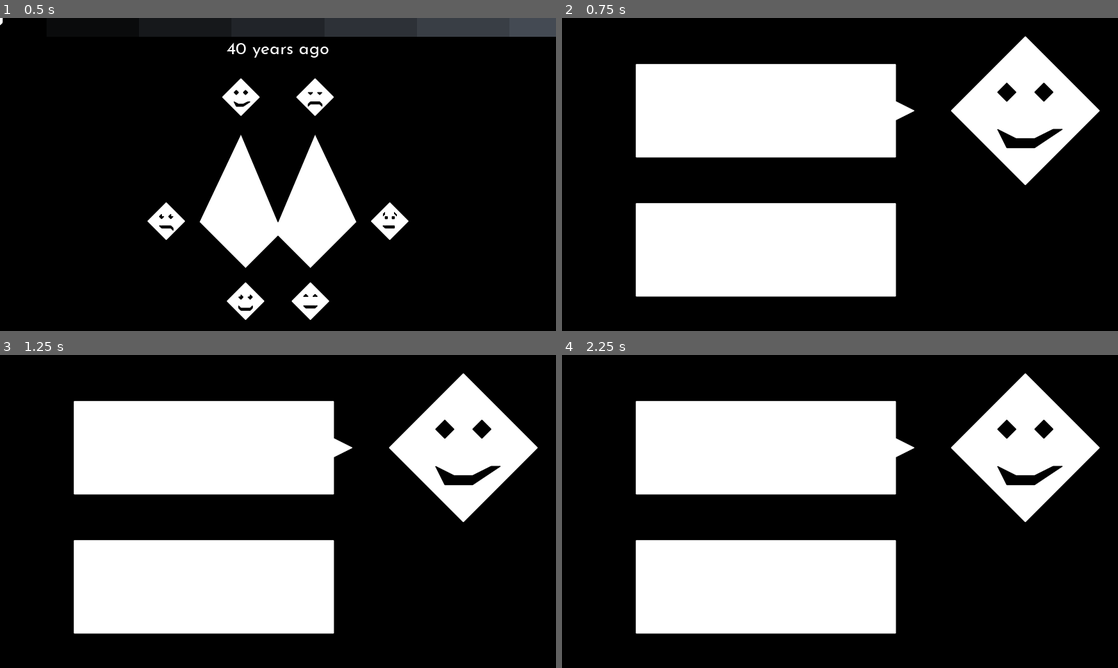
Above: before the commit, frames 1-4 (two rows, left to right).
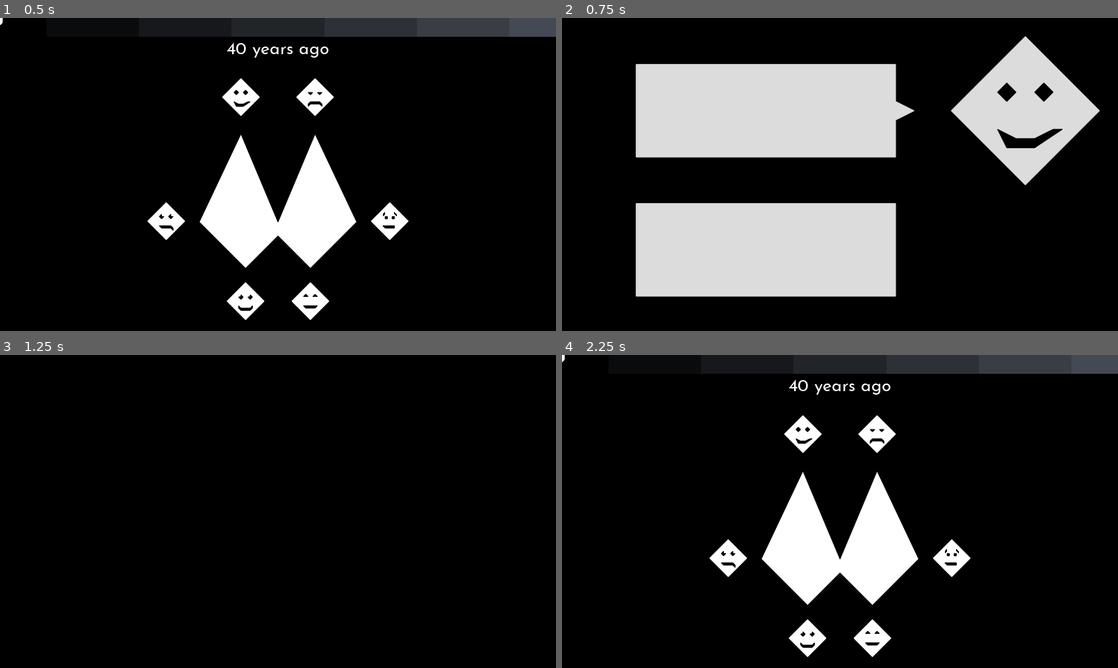
Above: after the commit, the same moments.

Repository: TidB/a-survey-in-a-small-town
Game: Godot game, scene res://start.tscn
Same seed, same stepped clock (60 frames per second), same inputs: the game is played once before the commit and once after it.
Inputs (mouse positions are in pixels of both pictures, inside the frame that each line leads up to):
- Up to frame 1 (0.5 s): no input
- Up to frame 2 (0.75 s): tap Enter at 0.5 s; move the mouse to (801, 96) at 0.52 s; click (801, 96) at 0.67 s
- Up to frame 3 (1.25 s): no input
- Up to frame 4 (2.25 s): move the mouse to (1023, 448) at 1.27 s; click (1023, 448) at 1.42 s; tap Space at 2 s; move the mouse to (895, 442) at 2.02 s; click (895, 442) at 2.17 s

Frame 1 is identical in both runs. In frame 2, 34% of the frame differs, in the area x 13-97%, y 6-89%; in frame 3, 34%; in frame 4, 37%, in the area x 0-100%, y 0-97%.

Commit message:
Continuing to do horrible crimes on the interview code, implemented choices (a bit)

Diff:
--- a/Global.gd
+++ b/Global.gd
@@ -1,6 +1,7 @@
 extends Node
 
 enum Person {Ralf, Mary, Alison, Emily, Alex, Nelly}
+const TEXT_SPEED = 2.0
 
 const TIME_CONFIG = [
 	{
@@ -64,6 +65,9 @@
 	interview_person = person
 	get_tree().change_scene("res://interview.tscn")
 
+func switch_to_town():
+	get_tree().change_scene("res://start.tscn")
+
 func get_bg_color():
 	var gradient = load("res://bg_gradient.tres").gradient
 	return gradient.interpolate(current_time / float(timelines - 1))
--- a/interview.gd
+++ b/interview.gd
@@ -3,17 +3,23 @@
 class Dialogue:
 	pass
 
-enum Action {PLAYER, PERSON, FADE}
+enum Action {PLAYER, PERSON, FADE, CHOICE}
+signal choice_picked
 
 var timer
+var choices = []
 
 func _ready():
 	$person.person = Global.interview_person
 	$Background.color = Global.get_bg_color()
+	$Choice/Choice1Bg/CollisionPolygon2D.polygon = $Choice/Choice1Bg/Polygon2D.polygon
+	$Choice/Choice2Bg/CollisionPolygon2D.polygon = $Choice/Choice2Bg/Polygon2D.polygon
 	timer = Timer.new()
 	add_child(timer)
 	var dialogue = parse_dialogue(Global.name(Global.interview_person))
+	print(dialogue)
 	play(dialogue)
+
 
 func parse_dialogue(name):
 	var file = File.new()
@@ -26,23 +32,28 @@
 		dialogue[str(t['offset'])] = []
 
 	var current_time = null
+	var condition = []
 	for line in content.strip_edges().split("\n"):
 		line = line.strip_edges()
 		if line.empty():
-			continue
+			condition = []
 		elif line.begins_with("#"):
 			current_time = line.split(" ")[1]
-		elif line.begins_with("-"):
-			var player_line = line.split(" ", true, 1)[1]
-			dialogue[current_time].append([Action.PLAYER, player_line])
 		elif line.begins_with("/"):
 			var action = line.split(" ")[1]
 			if action == "FADE":
 				dialogue[current_time].append([Action.FADE])
 		elif line.begins_with("|"):
-			pass
+			var args = line.split(",")
+			dialogue[current_time].append([Action.CHOICE, int(args[1]), args[2], args[3]])
+		elif line.begins_with("="):
+			var args = line.split(" ")
+			condition = [int(args[1]), int(args[2])]
+		elif line.begins_with("-"):
+			var player_line = line.split(" ", true, 1)[1]
+			dialogue[current_time].append([Action.PLAYER, player_line, condition])
 		else:
-			dialogue[current_time].append([Action.PERSON, line])
+			dialogue[current_time].append([Action.PERSON, line, condition])
 
 	return dialogue
 
@@ -50,6 +61,10 @@
 	var time = Global.TIME_CONFIG[Global.current_time]['offset']
 	for line in dialogue[str(time)]:
 		if line[0] in [Action.PLAYER, Action.PERSON]:
+			if line[2]:
+				if choices[line[2][0]] != line[2][1]:
+					continue
+
 			var box
 			var tween
 			if line[0] == Action.PLAYER:
@@ -65,13 +80,26 @@
 			box.bbcode_text = line[1]
 
 			var word_count = len(line[1].split(" "))
-			var reading_time = max(1.5, word_count / 225.0 * 60)
+			var reading_time = max(1.5, word_count / 225.0 * 60) / Global.TEXT_SPEED
 			print(word_count, " words, equals ", reading_time, " seconds")
 			timer.start(reading_time)
 			yield(timer, "timeout")
 
 			tween.interpolate_method(box, "set_percent_visible", 1.0, 0.0, 0.1, Tween.TRANS_LINEAR, Tween.EASE_IN_OUT)
 			tween.start()
+		elif line[0] == Action.CHOICE:
+			$PlayerSpeech.visible = false
+			$PlayerSpeechBg.visible = false
+			$Choice.visible = true
+
+			$Choice/Choice1.bbcode_text = "[center]%s[/center]" % line[2]
+			$Choice/Choice2.bbcode_text = "[center]%s[/center]" % line[3]
+
+			yield(self, "choice_picked")
+
+			$PlayerSpeech.visible = true
+			$PlayerSpeechBg.visible = true
+			$Choice.visible = false
 		elif line[0] == Action.FADE:
 			$TweenFade.interpolate_property($Fade, "color", Color(0, 0, 0, 0), Color(0, 0, 0, 1), 0.5, Tween.TRANS_LINEAR, Tween.EASE_IN_OUT)
 			$TweenFade.start()
@@ -83,3 +111,22 @@
 
 			timer.start(1)
 			yield(timer, "timeout")
+
+	$TweenFade.interpolate_property($Fade, "color", Color(0, 0, 0, 0), Color(0, 0, 0, 1), 0.5, Tween.TRANS_LINEAR, Tween.EASE_IN_OUT)
+	$TweenFade.start()
+
+	yield($TweenFade, "tween_completed")
+
+	timer.start(1)
+	yield(timer, "timeout")
+	Global.switch_to_town()
+
+func _on_Choice1Bg_input_event(viewport, event, shape_idx):
+	if (event is InputEventMouseButton && event.pressed):
+		choices.append(0)
+		emit_signal("choice_picked")
+
+func _on_Choice2Bg_input_event(viewport, event, shape_idx):
+	if (event is InputEventMouseButton && event.pressed):
+		choices.append(1)
+		emit_signal("choice_picked")
--- a/interview.tscn
+++ b/interview.tscn
@@ -39,38 +39,97 @@
 position = Vector2( 1600, 320 )
 scale = Vector2( 4, 4 )
 
-[node name="PersonSpeechBackground" type="Polygon2D" parent="."]
+[node name="PersonSpeechBg" type="Polygon2D" parent="."]
 position = Vector2( 128, 32 )
 antialiased = true
 polygon = PoolVector2Array( 128, 128, 128, 448, 1024, 448, 1024, 320, 1088, 288, 1024, 256, 1024, 128 )
+
+[node name="PlayerSpeechBg" type="Polygon2D" parent="."]
+position = Vector2( 0, -64 )
+antialiased = true
+polygon = PoolVector2Array( 256, 704, 256, 1024, 1152, 1024, 1152, 704 )
 
 [node name="PersonSpeech" type="RichTextLabel" parent="."]
 margin_left = 264.0
 margin_top = 168.0
 margin_right = 1144.0
-margin_bottom = 472.0
+margin_bottom = 952.0
+mouse_filter = 2
 custom_fonts/italics_font = SubResource( 5 )
 custom_fonts/normal_font = SubResource( 3 )
 custom_colors/default_color = Color( 0, 0, 0, 1 )
 bbcode_enabled = true
+scroll_active = false
 __meta__ = {
 "_edit_use_anchors_": false
 }
-
-[node name="PlayerSpeechBackground" type="Polygon2D" parent="."]
-position = Vector2( 0, -64 )
-antialiased = true
-polygon = PoolVector2Array( 256, 704, 256, 1024, 1152, 1024, 1152, 704 )
 
 [node name="PlayerSpeech" type="RichTextLabel" parent="."]
 margin_left = 264.0
 margin_top = 648.0
 margin_right = 1144.0
 margin_bottom = 952.0
+mouse_filter = 2
 custom_fonts/italics_font = SubResource( 5 )
 custom_fonts/normal_font = SubResource( 4 )
 custom_colors/default_color = Color( 0, 0, 0, 1 )
 bbcode_enabled = true
+scroll_active = false
+__meta__ = {
+"_edit_use_anchors_": false
+}
+
+[node name="Choice" type="Node2D" parent="."]
+visible = false
+position = Vector2( 256, 640 )
+
+[node name="Choice1Bg" type="Area2D" parent="Choice"]
+z_as_relative = false
+collision_mask = 0
+
+[node name="Polygon2D" type="Polygon2D" parent="Choice/Choice1Bg"]
+polygon = PoolVector2Array( 0, 0, 384, 0, 384, 320, 0, 320 )
+
+[node name="CollisionPolygon2D" type="CollisionPolygon2D" parent="Choice/Choice1Bg"]
+polygon = PoolVector2Array( 0, 0, 0, 0, 0, 0 )
+
+[node name="Choice2Bg" type="Area2D" parent="Choice"]
+position = Vector2( 512, 0 )
+z_as_relative = false
+collision_mask = 0
+
+[node name="Polygon2D" type="Polygon2D" parent="Choice/Choice2Bg"]
+polygon = PoolVector2Array( 0, 0, 384, 0, 384, 320, 0, 320 )
+
+[node name="CollisionPolygon2D" type="CollisionPolygon2D" parent="Choice/Choice2Bg"]
+polygon = PoolVector2Array( 0, 0, 0, 0, 0, 0 )
+
+[node name="Choice1" type="RichTextLabel" parent="Choice"]
+margin_left = 8.0
+margin_top = 8.0
+margin_right = 376.0
+margin_bottom = 312.0
+mouse_filter = 2
+custom_fonts/italics_font = SubResource( 5 )
+custom_fonts/normal_font = SubResource( 3 )
+custom_colors/default_color = Color( 0, 0, 0, 1 )
+bbcode_enabled = true
+scroll_active = false
+__meta__ = {
+"_edit_use_anchors_": false
+}
+
+[node name="Choice2" type="RichTextLabel" parent="Choice"]
+margin_left = 520.0
+margin_top = 8.0
+margin_right = 888.0
+margin_bottom = 312.0
+mouse_filter = 2
+custom_fonts/italics_font = SubResource( 5 )
+custom_fonts/normal_font = SubResource( 4 )
+custom_colors/default_color = Color( 0, 0, 0, 1 )
+bbcode_enabled = true
+scroll_active = false
 __meta__ = {
 "_edit_use_anchors_": false
 }
@@ -84,3 +143,6 @@
 [node name="Fade" type="Polygon2D" parent="."]
 color = Color( 0, 0, 0, 0 )
 polygon = PoolVector2Array( 0, 0, 0, 1080, 1920, 1080, 1920, 0 )
+
+[connection signal="input_event" from="Choice/Choice1Bg" to="." method="_on_Choice1Bg_input_event"]
+[connection signal="input_event" from="Choice/Choice2Bg" to="." method="_on_Choice2Bg_input_event"]
Not shown, changed: dialogue/alison.txt
Not shown, changed: dialogue/emily.txt
